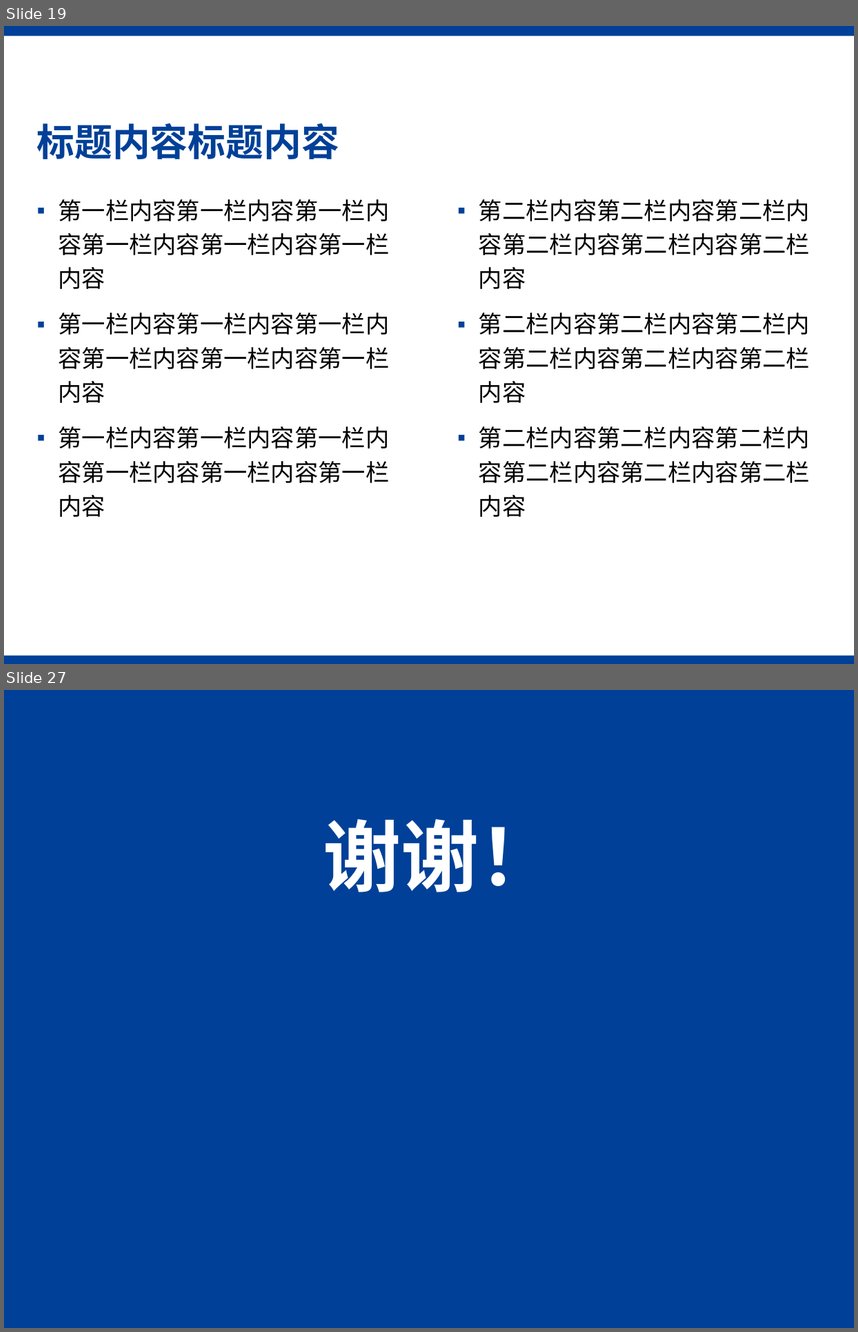
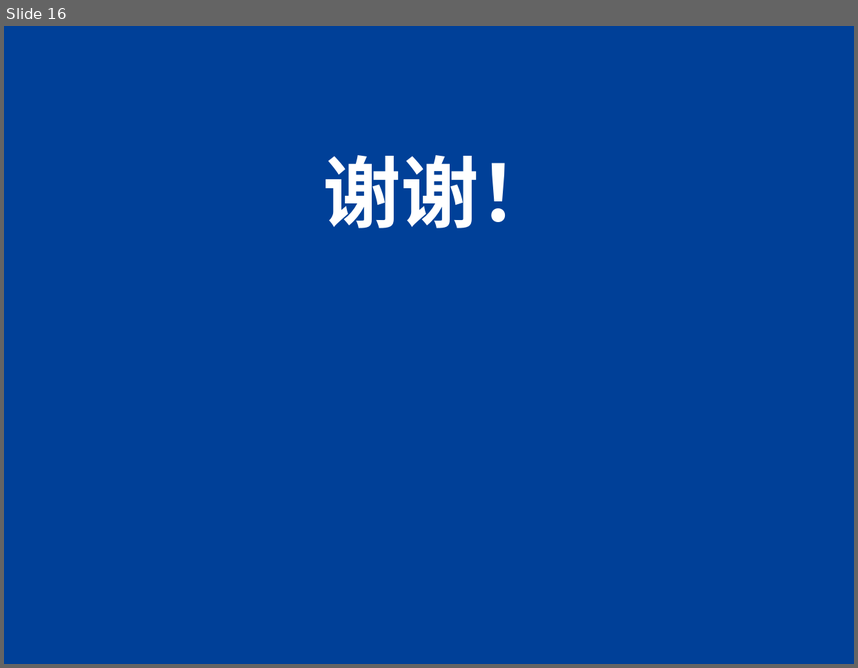
Before and after one commit to gyfastas/EE397, a slide deck: PPT/中期检测报告.pptx. Shown one above the other, each under a label of ours: slides 19 and 27 before the commit, slide 16 after it; the slides between them are not shown. The pictures are 858x1332 and 858x668 pixels, drawn with LibreOffice and Linux fonts; fonts in the diff are those of the drawing; background and template pictures are left out. Boxes give left, top, right and bottom in pixels: in the first picture for what was removed or moved away, otherwise in the second. Text is boxed around its words. In the diff, an @@ line names an element or a change of style, - is before the commit and + after.

```diff
--- a/PPT/中期检测报告.pptx
+++ b/PPT/中期检测报告.pptx
@@ slide 19 removed at box(4, 26, 854, 664), background #FFFFFF @@
@@ rectangle removed at box(4, 26, 854, 36) @@
@@ text removed at box(771, 55, 824, 81) @@
-Page .
@@ page number removed at box(813, 55, 854, 81) @@
-19
@@ title removed at box(37, 123, 339, 159) @@
-标题内容标题内容
@@ text removed at box(58, 199, 389, 517) @@
-▪ 第一栏内容第一栏内容第一栏内容第一栏内容第一栏内容第一栏内容
-▪ 第一栏内容第一栏内容第一栏内容第一栏内容第一栏内容第一栏内容
-▪ 第一栏内容第一栏内容第一栏内容第一栏内容第一栏内容第一栏内容
@@ text removed at box(479, 199, 810, 517) @@
-▪ 第二栏内容第二栏内容第二栏内容第二栏内容第二栏内容第二栏内容
-▪ 第二栏内容第二栏内容第二栏内容第二栏内容第二栏内容第二栏内容
-▪ 第二栏内容第二栏内容第二栏内容第二栏内容第二栏内容第二栏内容
@@ rectangle removed at box(4, 655, 854, 664) @@
@@ what was slide 27 is now slide 16 @@
```
Also in this commit, not shown: 4 slides changed, 11 slides added, 21 other slides removed, 3 other files.
